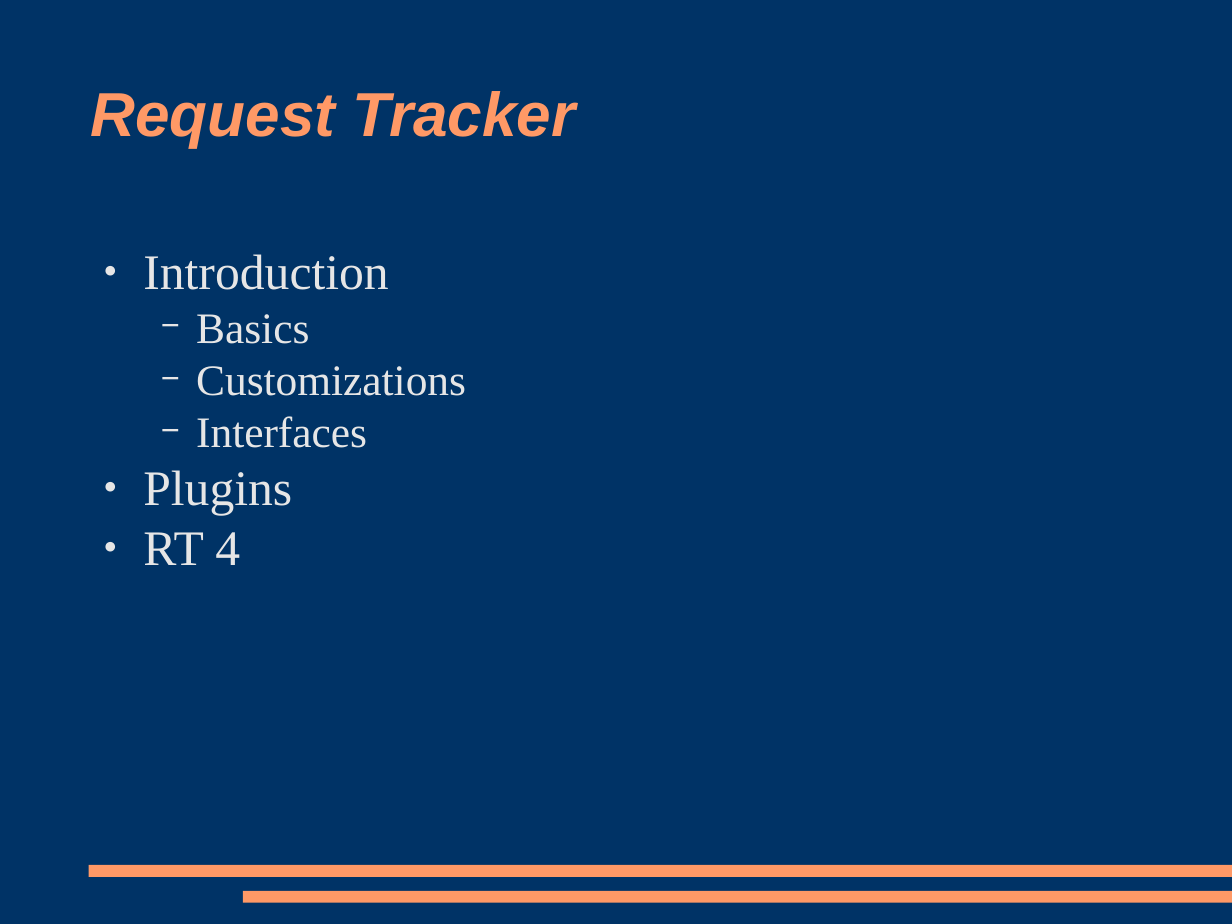
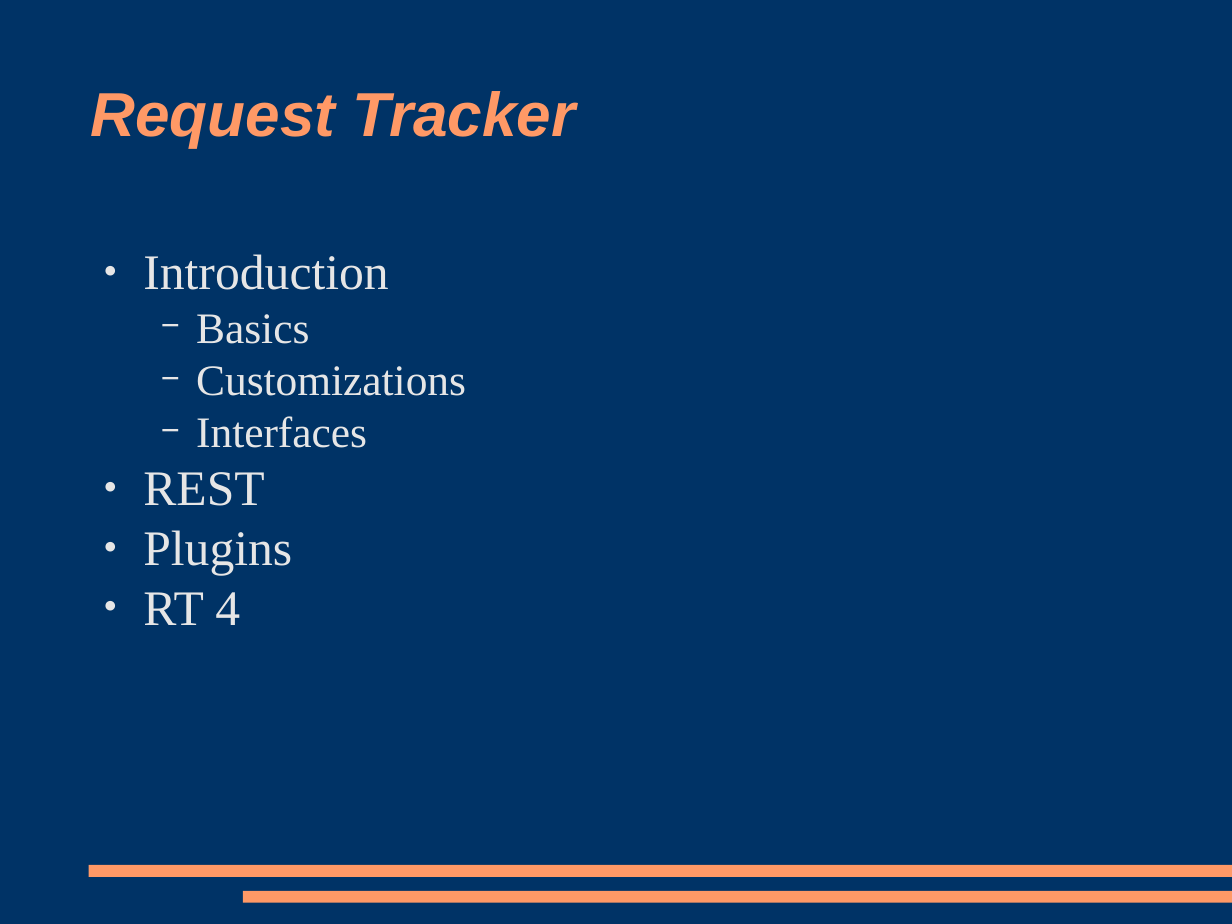
Before and after one commit to racke/Presentations, a slide deck: slide 3 of yapc2009/rt38.odp. Drawn at 1232x924 pixels with LibreOffice and Linux fonts; fonts in the diff are those of the drawing. Boxes give left, top, right and bottom in pixels: in the first picture for what was removed or moved away, otherwise in the second. Text is boxed around its words. In the diff, an @@ line names an element or a change of style, - is before the commit and + after.

```diff
--- a/yapc2009/rt38.odp
+++ b/yapc2009/rt38.odp
@@ text at (143, 472, 264, 506): paragraph added @@
+● REST
```
Also in this commit, not shown: 1 other slide changed, 6 slides added, 1 other file.
